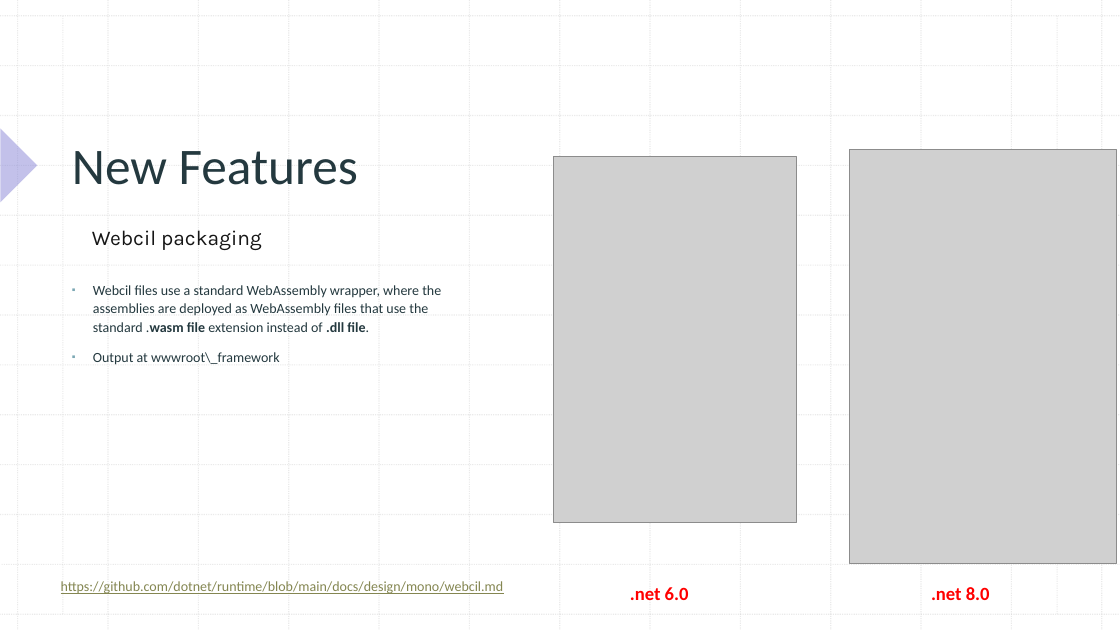
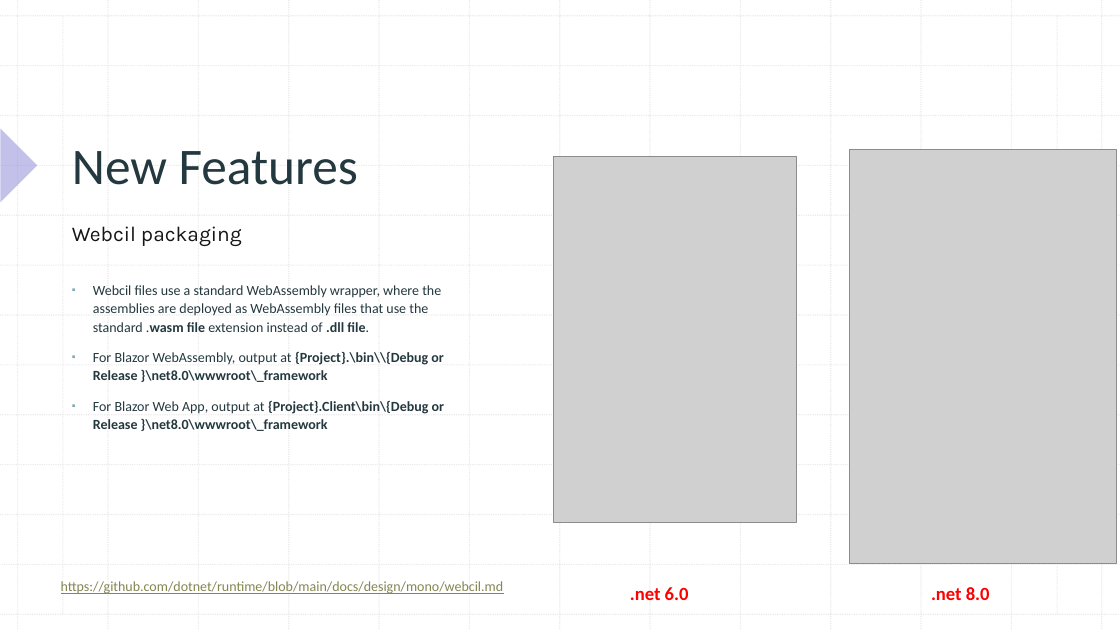
Before and after one commit to xccu/NetCore-Demo, a slide deck: slide 19 of Blazor in .net 8.pptx (slide 24 before the commit). Drawn at 1120x630 pixels with LibreOffice and Linux fonts; fonts in the diff are those of the drawing; grey boxes stand for pictures. Boxes give left, top, right and bottom in pixels: in the first picture for what was removed or moved away, otherwise in the second. Text is boxed around its words. In the diff, an @@ line names an element or a change of style, - is before the commit and + after.

```diff
--- a/Blazor in .net 8.pptx
+++ b/Blazor in .net 8.pptx
@@ text "Webcil packaging" moved from (x1=92, y1=230, x2=262, y2=250) to (x1=72, y1=226, x2=242, y2=246) @@
@@ text at (x1=93, y1=352, x2=444, y2=431): text changed; bold on @@
-▪ Output at wwwroot\_framework
+▪ For Blazor WebAssembly, output at {Project}.\bin\\{Debug or Release }\net8.0\wwwroot\_framework
+▪ For Blazor Web App, output at {Project}.Client\bin\{Debug or Release }\net8.0\wwwroot\_framework
```
Also in this commit, not shown: 6 other slides changed, 5 slides added, 7 slides removed, 39 other files.
